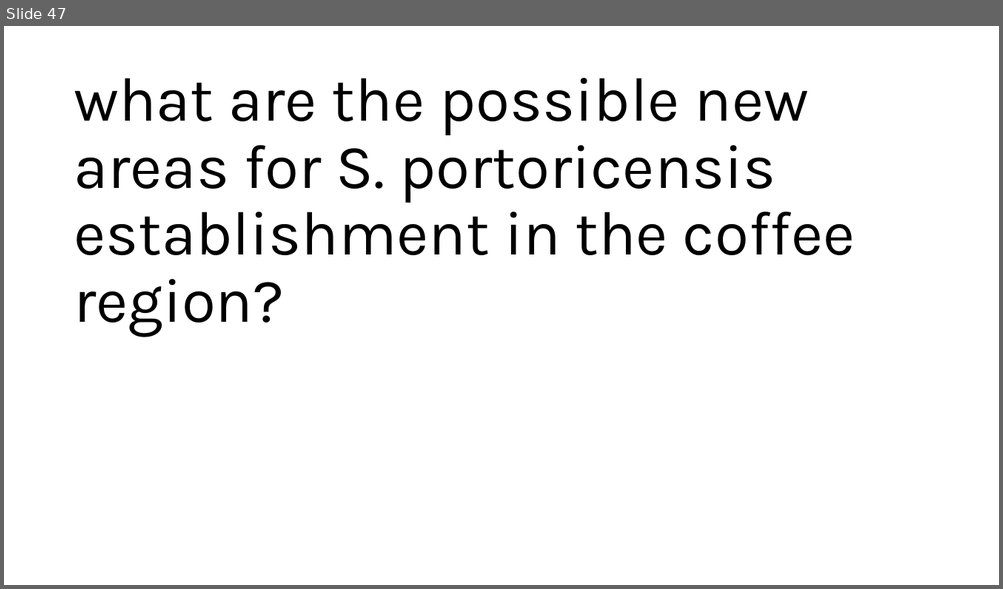
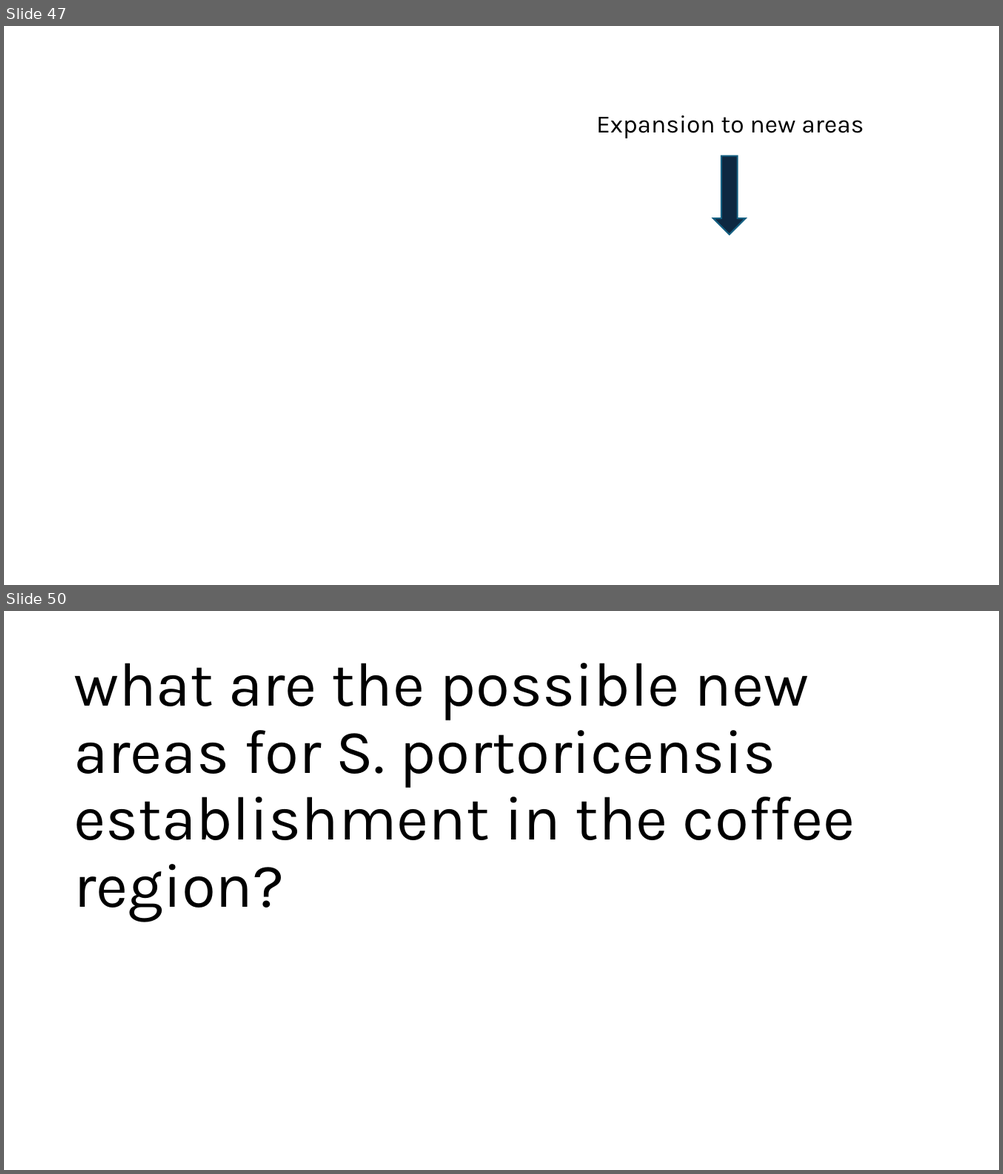
Before and after one commit to ccsosa/SDM_2026_2, a slide deck: 007_Climate_change/CLIMATE_CHANGE.pptx. Shown one above the other, each under a label of ours: slide 47 before the commit, slides 47 and 50 after it; the slides between them are not shown. The pictures are 1003x589 and 1003x1174 pixels, drawn with LibreOffice and Linux fonts; fonts in the diff are those of the drawing; background and template pictures are left out. Boxes give left, top, right and bottom in pixels: in the first picture for what was removed or moved away, otherwise in the second. Text is boxed around its words. In the diff, an @@ line names an element or a change of style, - is before the commit and + after.

```diff
--- a/007_Climate_change/CLIMATE_CHANGE.pptx
+++ b/007_Climate_change/CLIMATE_CHANGE.pptx
@@ slide 47 added at (4,26,999,585), background picture (left out) @@
@@ text added at (596,116,863,138), 24 pt, text #000000 @@
+Expansion to new areas
@@ down arrow added at (714,156,745,234), fill #0E2841, outline #156082 1.5 pt @@
@@ what was slide 47 is now slide 50 @@
```
Also in this commit, not shown: 7 other slides added, 3 slides removed, 5 other files.
